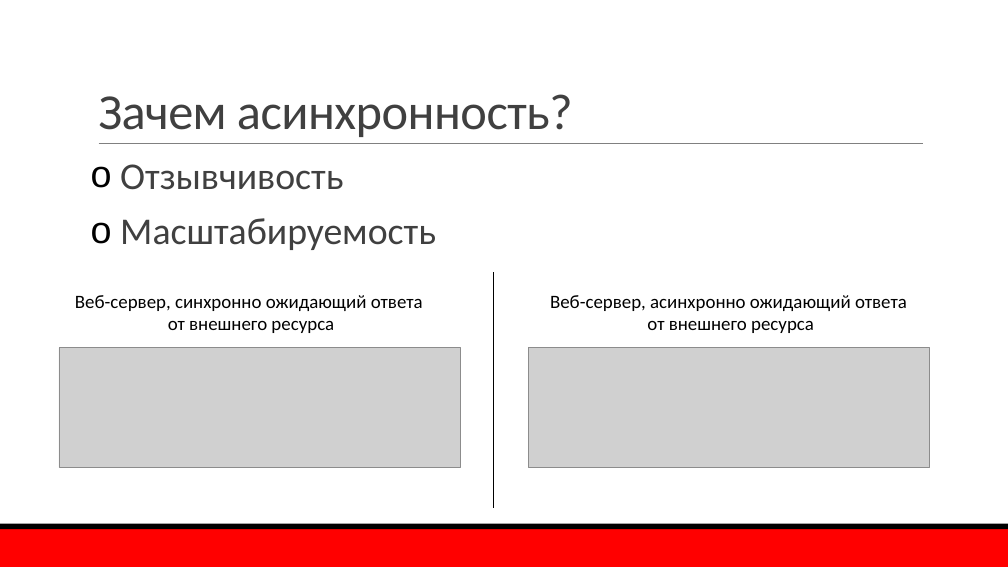
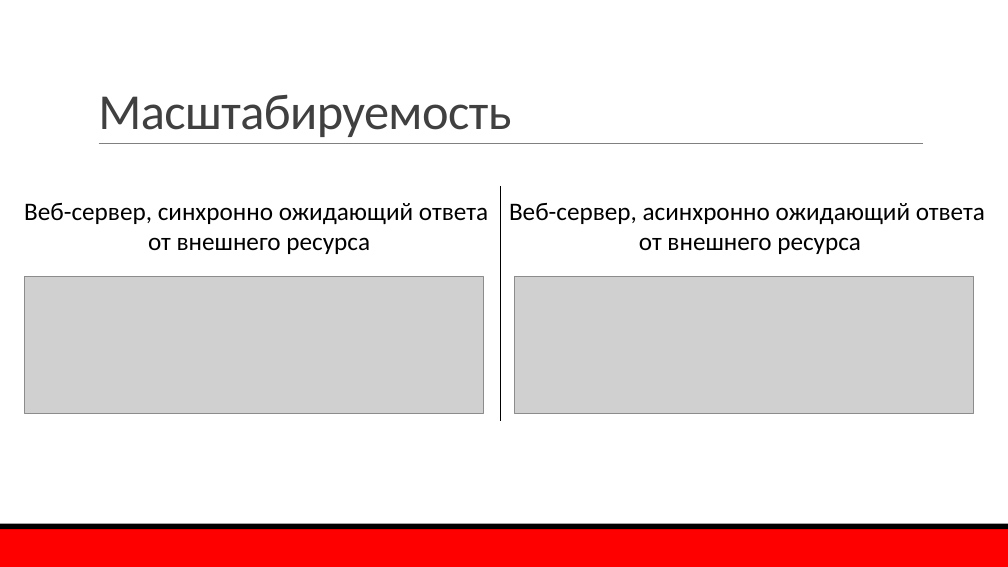
Before and after one commit to mao29/ConcurrencyCookBook, a slide deck: slide 12 of Presentation.pptx (slide 10 before the commit). Drawn at 1008x567 pixels with LibreOffice and Linux fonts; fonts in the diff are those of the drawing; grey boxes stand for pictures; background and template pictures are left out. Boxes give left, top, right and bottom in pixels: in the first picture for what was removed or moved away, otherwise in the second. Text is boxed around its words. In the diff, an @@ line names an element or a change of style, - is before the commit and + after.

```diff
--- a/Presentation.pptx
+++ b/Presentation.pptx
@@ title at [98, 94, 511, 137]: text changed @@
-Зачем асинхронность?
+Масштабируемость
@@ text removed at [120, 164, 436, 250] @@
-o Отзывчивость
-o Масштабируемость
@@ text "Веб-сервер, синхронно ожидающий ответа от ...": place and size @@
-text "Веб-сервер, синхронно ожидающий ответа от ..." at [75, 295, 423, 333]
+text "Веб-сервер, синхронно ожидающий ответа от ..." at [24, 203, 488, 254]
@@ text "Веб-сервер, синхронно ожидающий ответа от ..." at [24, 203, 488, 254]: size 18 to 24 pt @@
@@ text "Веб-сервер, асинхронно ожидающий ответа от ..." at [509, 203, 985, 254]: size 18 to 24 pt @@
@@ text "Веб-сервер, асинхронно ожидающий ответа от ...": place and size @@
-text "Веб-сервер, асинхронно ожидающий ответа от ..." at [550, 295, 907, 333]
+text "Веб-сервер, асинхронно ожидающий ответа от ..." at [509, 203, 985, 254]
@@ line moved from (494, 272) - (494, 508) to (501, 186) - (501, 421) @@
@@ picture: place and size @@
-picture at [59, 348, 461, 467]
+picture at [24, 277, 483, 414]
@@ picture: place and size @@
-picture at [529, 348, 930, 467]
+picture at [515, 277, 974, 414]
```
Also in this commit, not shown: 5 other slides changed, 16 slides added, 1 slide removed, 1 other file.
